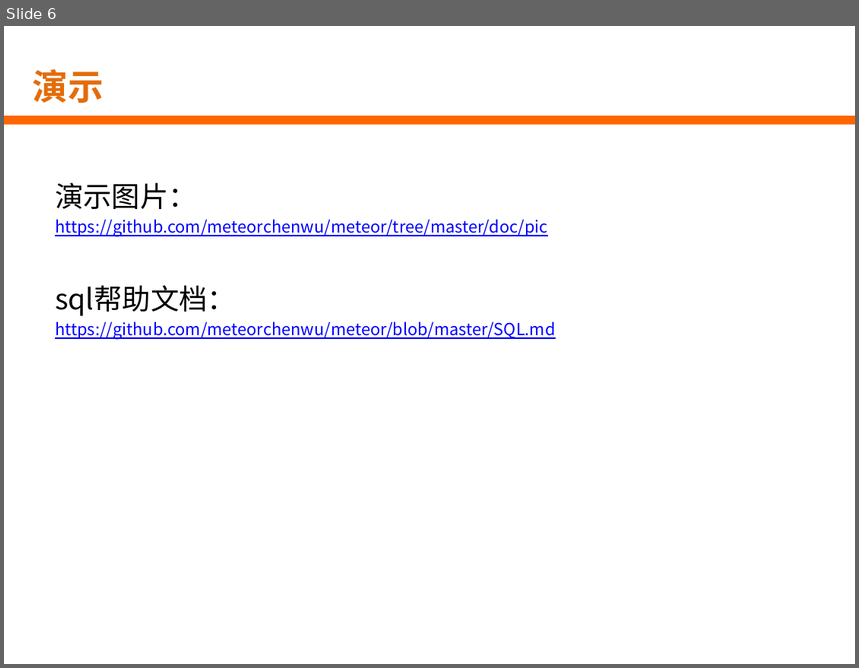
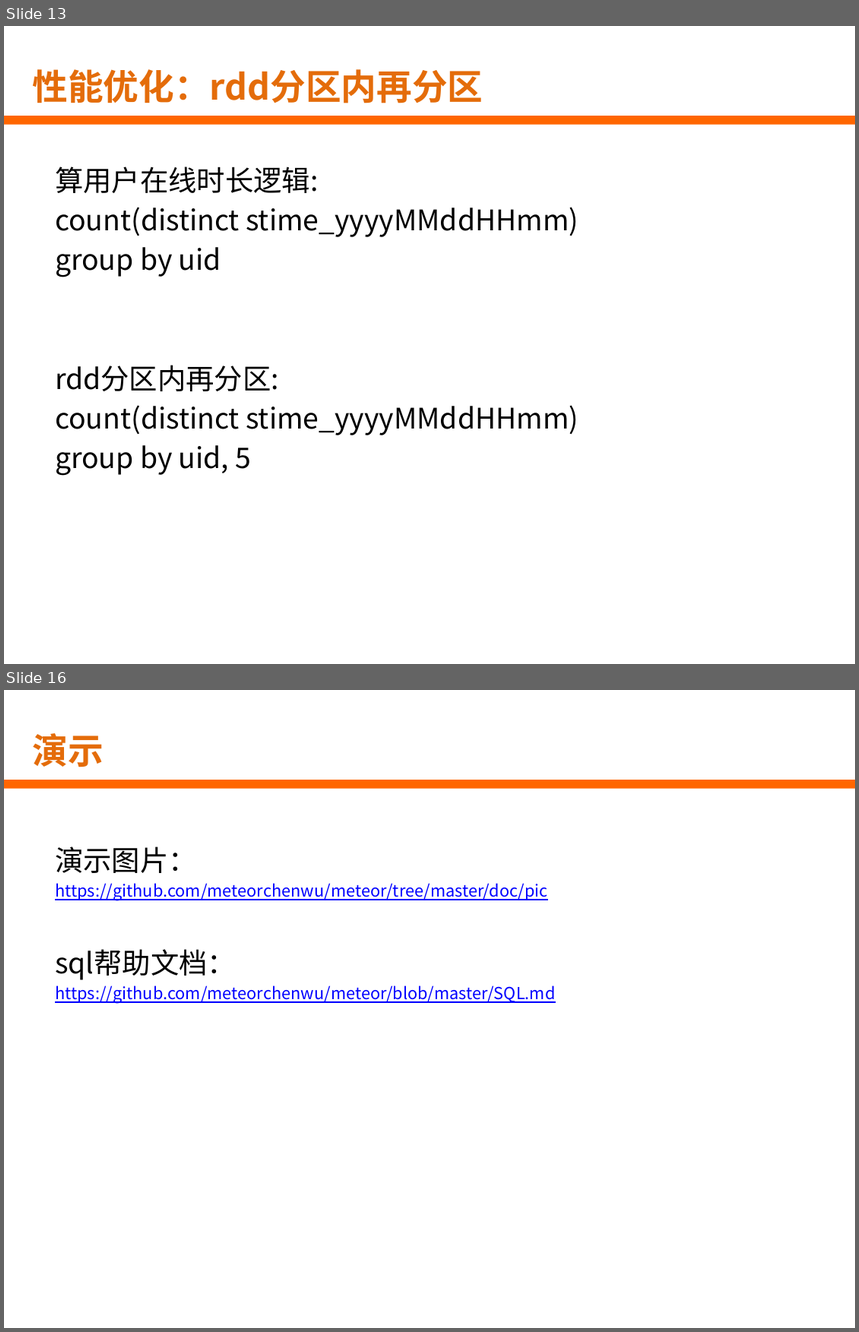
Before and after one commit to HNJame/meteor, a slide deck: doc/ppt/流星实时开发平台介绍.pptx. Shown one above the other, each under a label of ours: slide 6 before the commit, slides 13 and 16 after it; the slides between them are not shown. The pictures are 859x668 and 859x1332 pixels, drawn with LibreOffice and Linux fonts; fonts in the diff are those of the drawing; background and template pictures are left out. Boxes give left, top, right and bottom in pixels: in the first picture for what was removed or moved away, otherwise in the second. Text is boxed around its words. In the diff, an @@ line names an element or a change of style, - is before the commit and + after.

```diff
--- a/doc/ppt/流星实时开发平台介绍.pptx
+++ b/doc/ppt/流星实时开发平台介绍.pptx
@@ slide 13 added at (x1=4, y1=26, x2=855, y2=664), background picture (left out); not listed: 1 template element that a slide beside it also shows @@
@@ title added at (x1=32, y1=69, x2=483, y2=104), 30 pt, text #E46C0A, bold @@
+性能优化：rdd分区内再分区
@@ text added at (x1=55, y1=167, x2=579, y2=476), 24 pt, text #000000 @@
+算用户在线时长逻辑:
+count(distinct stime_yyyyMMddHHmm)
+group by uid
+rdd分区内再分区:
+count(distinct stime_yyyyMMddHHmm)
+group by uid, 5
@@ what was slide 6 is now slide 16 @@
```
Also in this commit, not shown: 4 slides changed, 10 other slides added, 1 slide removed, 1 other file.
